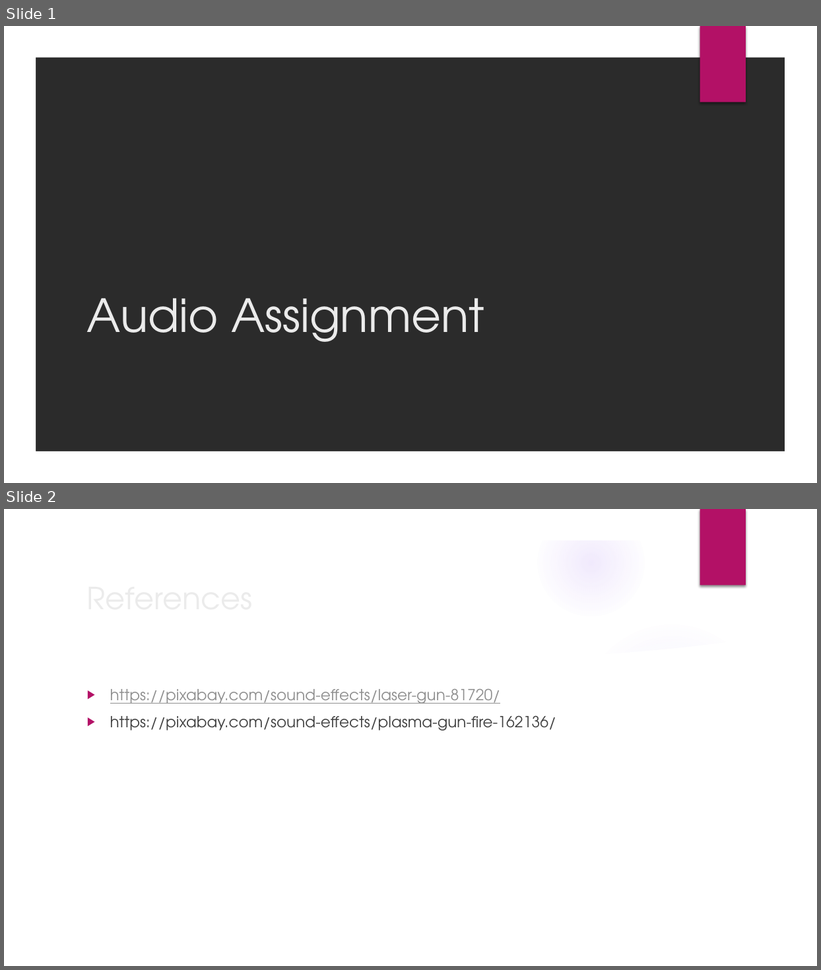
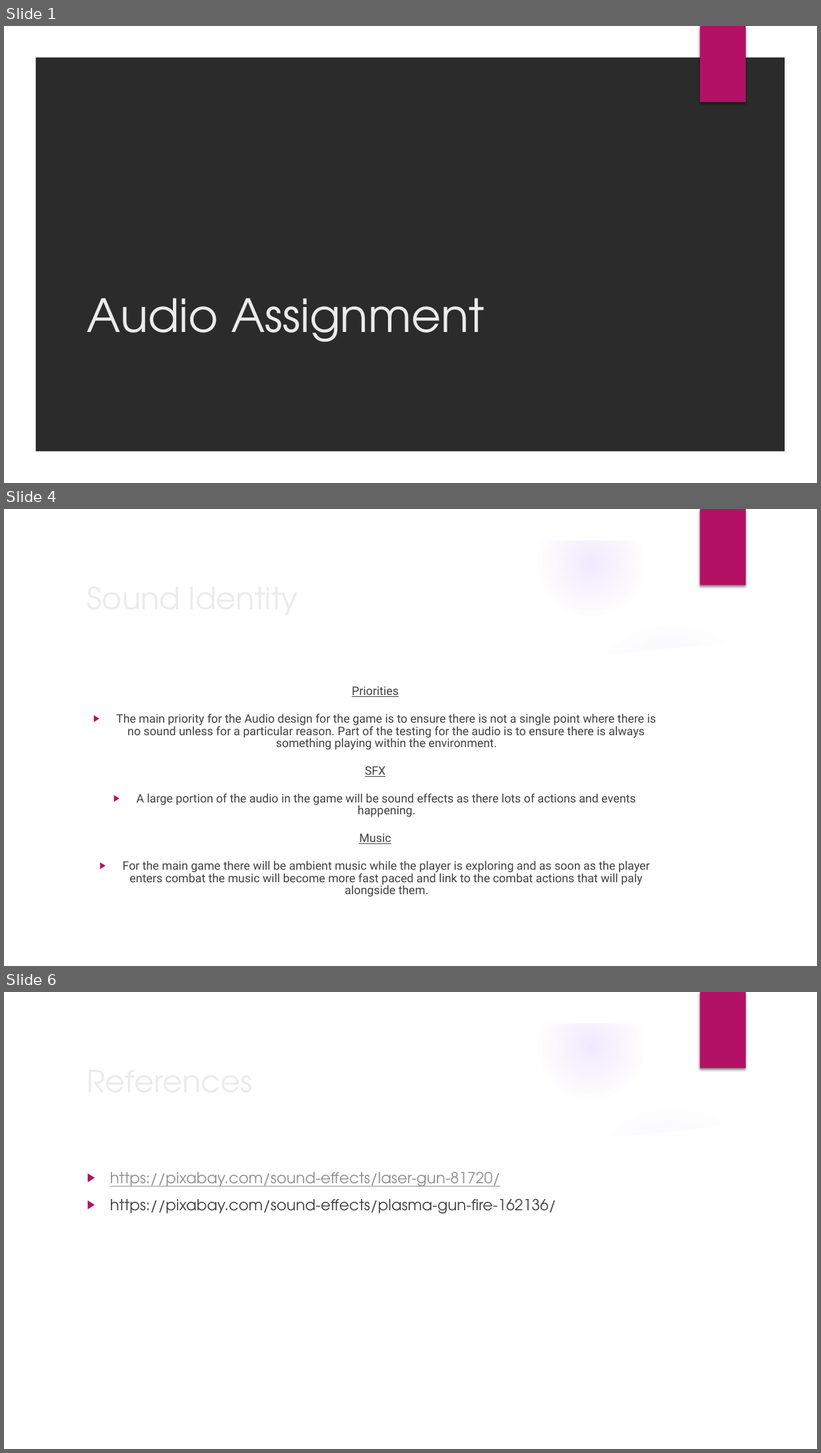
Before and after one commit to AstralSpire/AudioDesign, a slide deck: AssignmentPresentation.pptx. Shown one above the other, each under a label of ours: slides 1 and 2 before the commit, slides 1, 4 and 6 after it; the slides between them are not shown. The pictures are 821x970 and 821x1453 pixels, drawn with LibreOffice and Linux fonts; fonts in the diff are those of the drawing; background and template pictures are left out; a plain dark background stands for a picture behind light text. Boxes give left, top, right and bottom in pixels: in the first picture for what was removed or moved away, otherwise in the second. Text is boxed around its words. In the diff, an @@ line names an element or a change of style, - is before the commit and + after.

```diff
--- a/AssignmentPresentation.pptx
+++ b/AssignmentPresentation.pptx
@@ slide 4 added at (x1=4, y1=509, x2=817, y2=966), background picture (left out); not listed: 9 template elements that a slide beside it also shows @@
@@ title added at (x1=81, y1=574, x2=665, y2=621), 36 pt, text #EBEBEB @@
+Sound Identity
@@ text added at (x1=116, y1=687, x2=657, y2=897), 13.9 pt, text #404040 @@
+Priorities
+▶ The main priority for the Audio design for the game is to ensure there is not a single point where there is no sound unless for a particular reason. Part of the testing for the audio is to ensure there is always something playing within the environment.
+SFX
+▶ A large portion of the audio in the game will be sound effects as there lots of actions and events happening.
+Music
+▶ For the main game there will be ambient music while the player is exploring and as soon as the player enters combat the music will become more fast paced and link to the combat actions that will paly alongside them.
@@ what was slide 2 is now slide 6 @@
```
Also in this commit, not shown: 3 other slides added.
